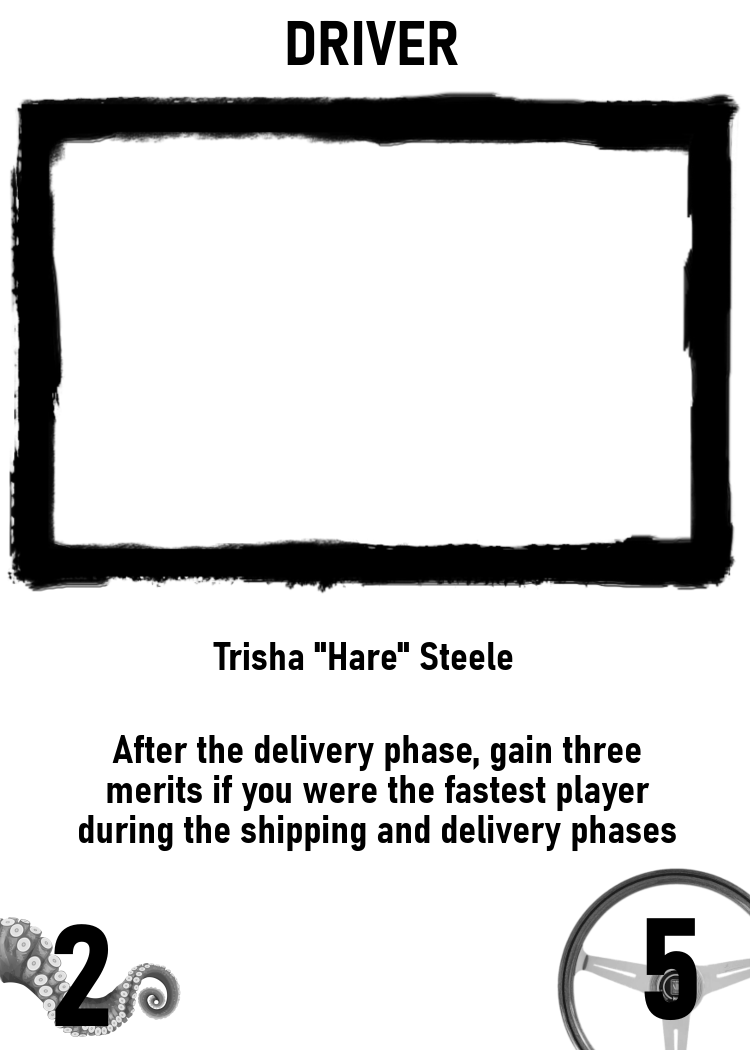
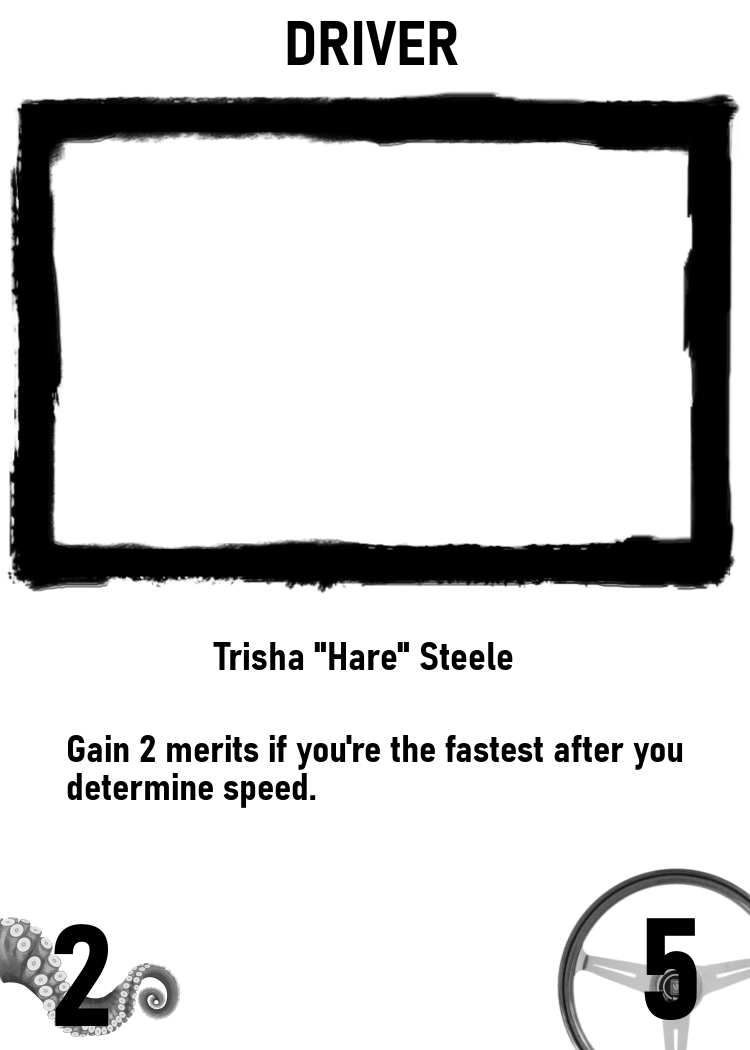
Two versions of the same layered image (750×1050). Layer-by-layer changes:
renamed "After the delivery phase, gain..." to "Gain 2 merits if you're the fa...", painted on it over (x1=67, y1=735, x2=683, y2=852)
